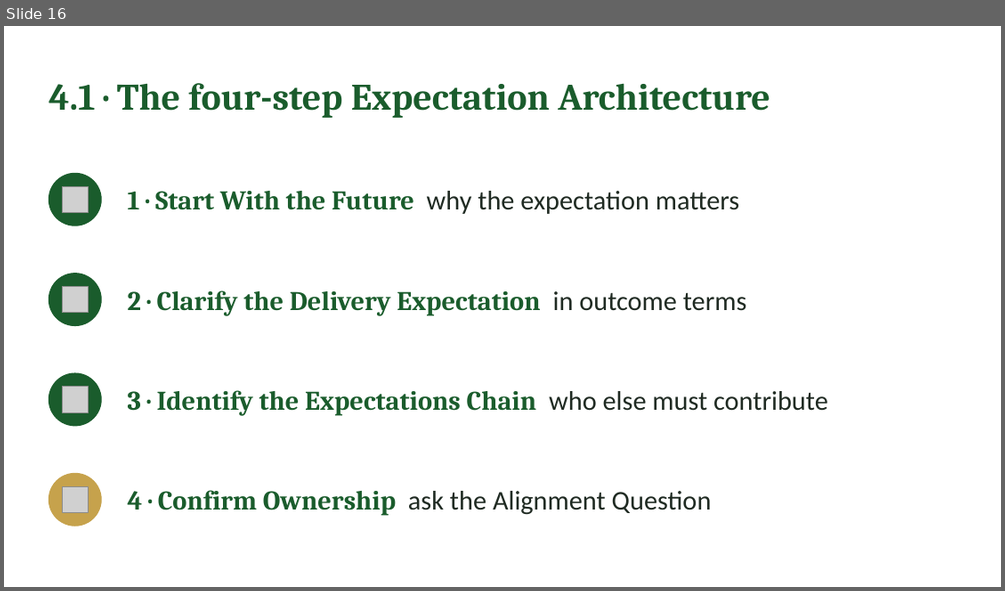
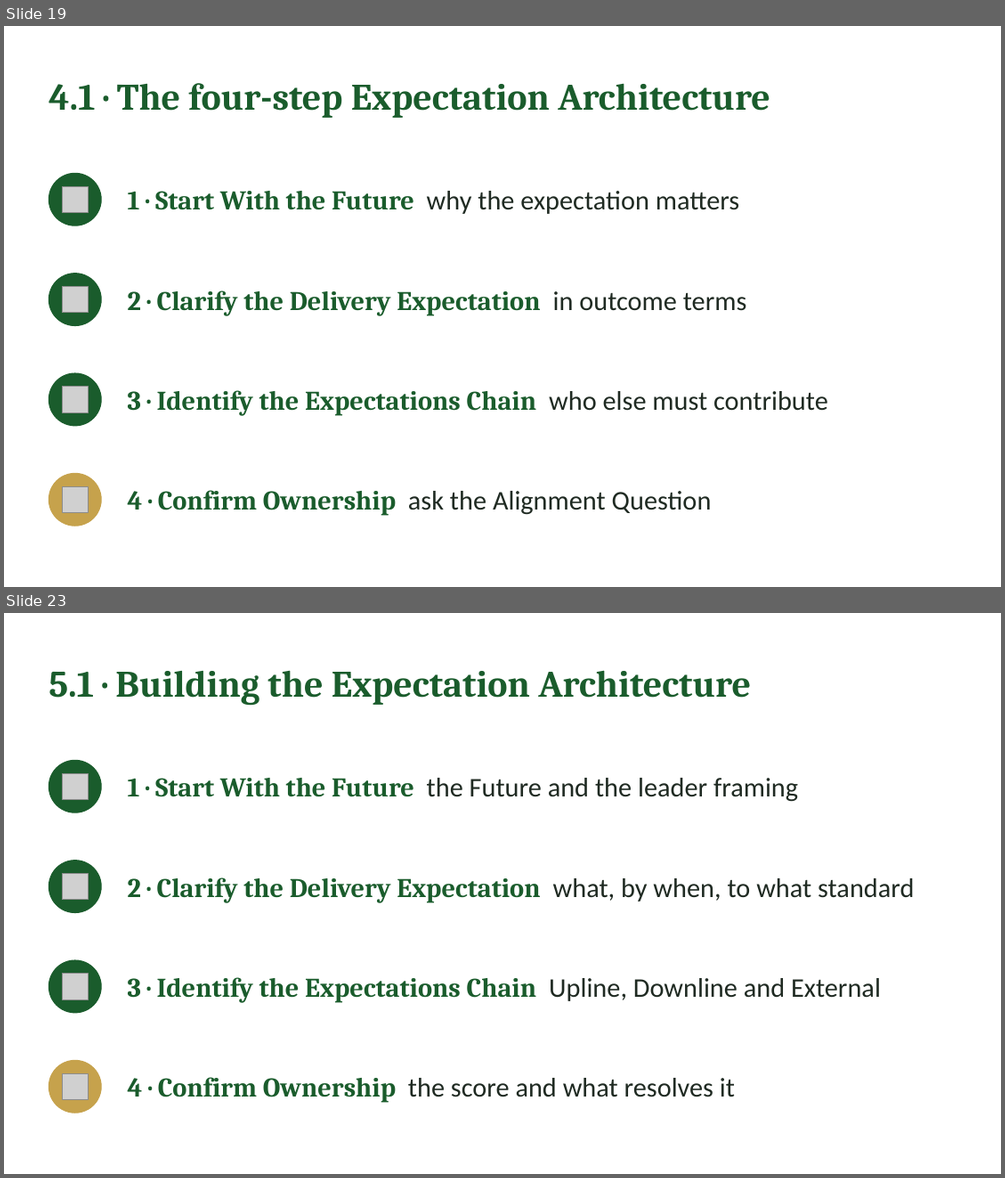
Before and after one commit to IBSL26/ibsl-platform, a slide deck: Unit decks/Unit 07 - Establishing Performance Expectations.pptx. Shown one above the other, each under a label of ours: slide 16 before the commit, slides 19 and 23 after it; the slides between them are not shown. The pictures are 1005x591 and 1005x1178 pixels, drawn with LibreOffice and Linux fonts; fonts in the diff are those of the drawing; grey boxes stand for pictures. Boxes give left, top, right and bottom in pixels: in the first picture for what was removed or moved away, otherwise in the second. Text is boxed around its words. In the diff, an @@ line names an element or a change of style, - is before the commit and + after.

Commit message:
Unit 7: Establishing Performance Expectations, alignment dialogue in 1.4, Section 5 in two exercises, Capstone five boxes, deck

```diff
--- a/Unit decks/Unit 07 - Establishing Performance Expectations.pptx
+++ b/Unit decks/Unit 07 - Establishing Performance Expectations.pptx
@@ slide 23 added at (4,613,1001,1174), background #FFFFFF @@
@@ text added at (48,670,751,706), 36 pt, text #1A5C2C, bold @@
+5.1 · Building the Expectation Architecture
@@ ellipse added at (48,761,101,812), fill #1A5C2C, outline #1A5C2C 1 pt @@
@@ picture added at (63,773,89,799) @@
@@ text added at (128,778,798,802), 26 pt, text #1F2A22 @@
+1 · Start With the Future the Future and the leader framing
@@ ellipse added at (48,860,101,913), fill #1A5C2C, outline #1A5C2C 1 pt @@
@@ picture added at (63,873,89,900) @@
@@ text added at (128,877,914,902), 26 pt, text #1A5C2C, bold @@
+2 · Clarify the Delivery Expectation what, by when, to what standard
@@ ellipse added at (48,960,101,1013), fill #1A5C2C, outline #1A5C2C 1 pt @@
@@ picture added at (63,973,89,999) @@
@@ text added at (128,977,881,1003), 26 pt, text #1A5C2C, bold @@
+3 · Identify the Expectations Chain Upline, Downline and External
@@ ellipse added at (48,1060,101,1112), fill #C6A24C, outline #C6A24C 1 pt @@
@@ picture added at (63,1074,89,1100) @@
@@ text added at (128,1077,735,1103), 26 pt, text #1F2A22 @@
+4 · Confirm Ownership the score and what resolves it
@@ what was slide 16 is now slide 19 @@
```
Also in this commit, not shown: 7 slides changed, 5 other slides added, 4 slides removed, 27 other files.
